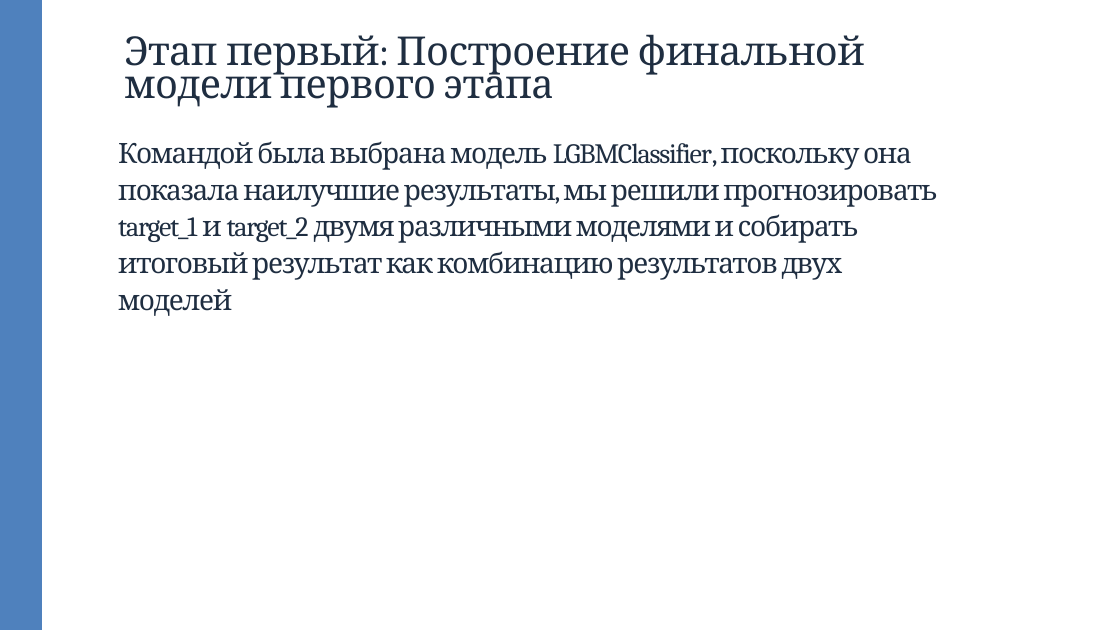
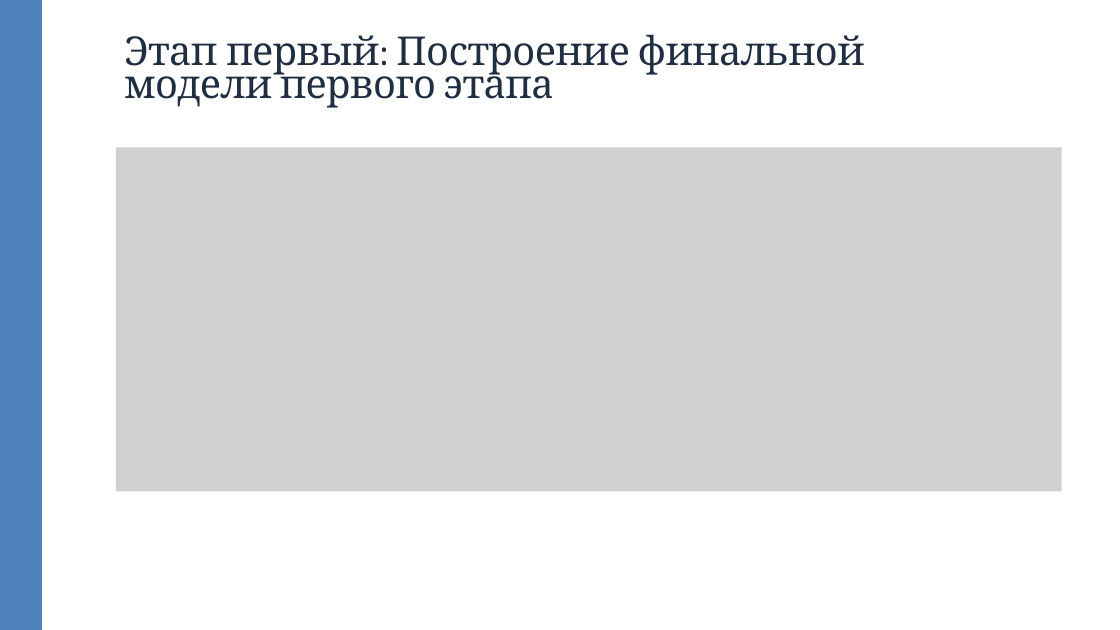
Before and after one commit to Saimonpetricof/AlfaHack_bestrepository, a slide deck: slide 7 of SAH_Финал_ASEKcrew.pptx (slide 6 before the commit). Drawn at 1120x630 pixels with LibreOffice and Linux fonts; fonts in the diff are those of the drawing; grey boxes stand for pictures. Boxes give left, top, right and bottom in pixels: in the first picture for what was removed or moved away, otherwise in the second. Text is boxed around its words. In the diff, an @@ line names an element or a change of style, - is before the commit and + after.

```diff
--- a/SAH_Финал_ASEKcrew.pptx
+++ b/SAH_Финал_ASEKcrew.pptx
@@ picture added at <box>116,148,1062,492</box> @@
@@ text removed at <box>118,141,937,316</box> @@
-Командой была выбрана модель LGBMClassifier, поскольку она показала наилучшие результаты, мы решили прогнозировать target_1 и target_2 двумя различными моделями и собирать итоговый результат как комбинацию результатов двух моделей
```
Also in this commit, not shown: 8 other slides changed, 7 slides added.
